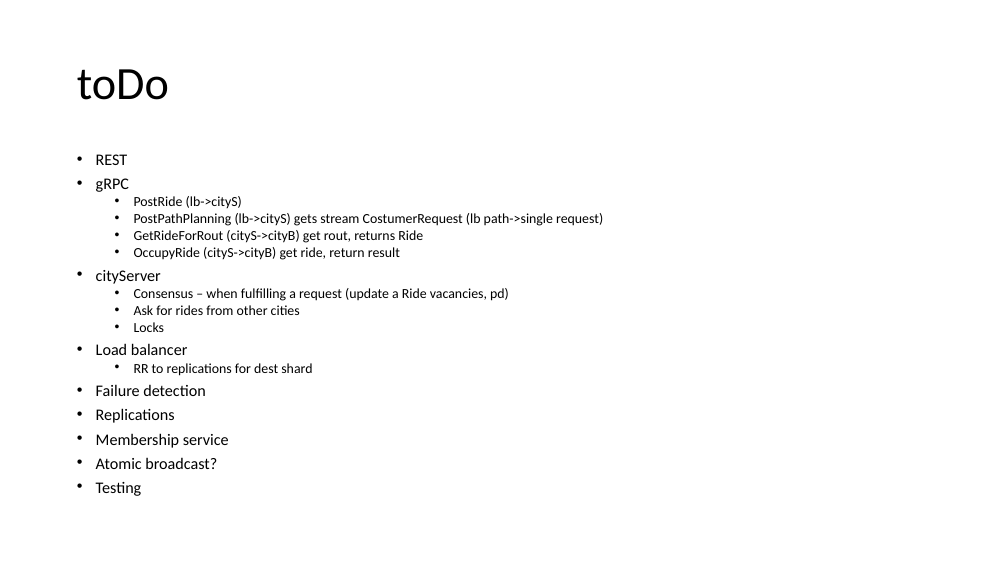
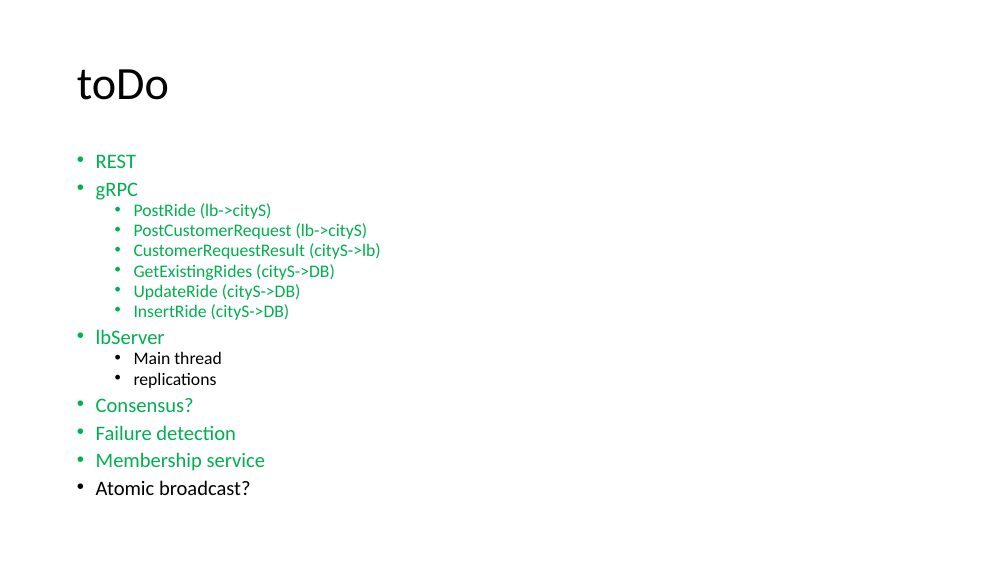
Before and after one commit to hagar21/DistributedSystems2, a slide deck: slide 5 of DS2/hw2Design.pptx. Drawn at 1008x567 pixels with LibreOffice and Linux fonts; fonts in the diff are those of the drawing. Boxes give left, top, right and bottom in pixels: in the first picture for what was removed or moved away, otherwise in the second. Text is boxed around its words. In the diff, an @@ line names an element or a change of style, - is before the commit and + after.

```diff
--- a/DS2/hw2Design.pptx
+++ b/DS2/hw2Design.pptx
@@ text at [96, 154, 272, 495]: size 15.4 to 19.6 pt in "REST", "gRPC", "Failure detection", "Membership service" and 1 more places; text colour #000000 to #00B050 in "REST", "gRPC", "PostRide (lb->cityS)", "Failure detection" and 1 more places; size 13.2 to 16.8 pt in "PostRide (lb->cityS)" @@
@@ text at [96, 223, 381, 412]: text changed; size 13.2 to 16.8 pt; text colour #000000 to #00B050 @@
-  • PostPathPlanning (lb->cityS) gets stream CostumerRequest (lb path->single request)
-  • GetRideForRout (cityS->cityB) get rout, returns Ride
-  • OccupyRide (cityS->cityB) get ride, return result
-• cityServer
-  • Consensus – when fulfilling a request (update a Ride vacancies, pd)
-  • Ask for rides from other cities
-  • Locks
-• Load balancer
-  • RR to replications for dest shard
+  • PostCustomerRequest (lb->cityS)
+  • CustomerRequestResult (cityS->lb)
+  • GetExistingRides (cityS->DB)
+  • UpdateRide (cityS->DB)
+  • InsertRide (cityS->DB)
+• lbServer
+  • Main thread
+  • replications
+• Consensus?
@@ text at [96, 408, 175, 423]: paragraph removed @@
-• Replications
@@ text at [96, 482, 142, 496]: paragraph removed @@
-• Testing
```
Also in this commit, not shown: 2 slides added, 1 slide removed, 2 other files.
